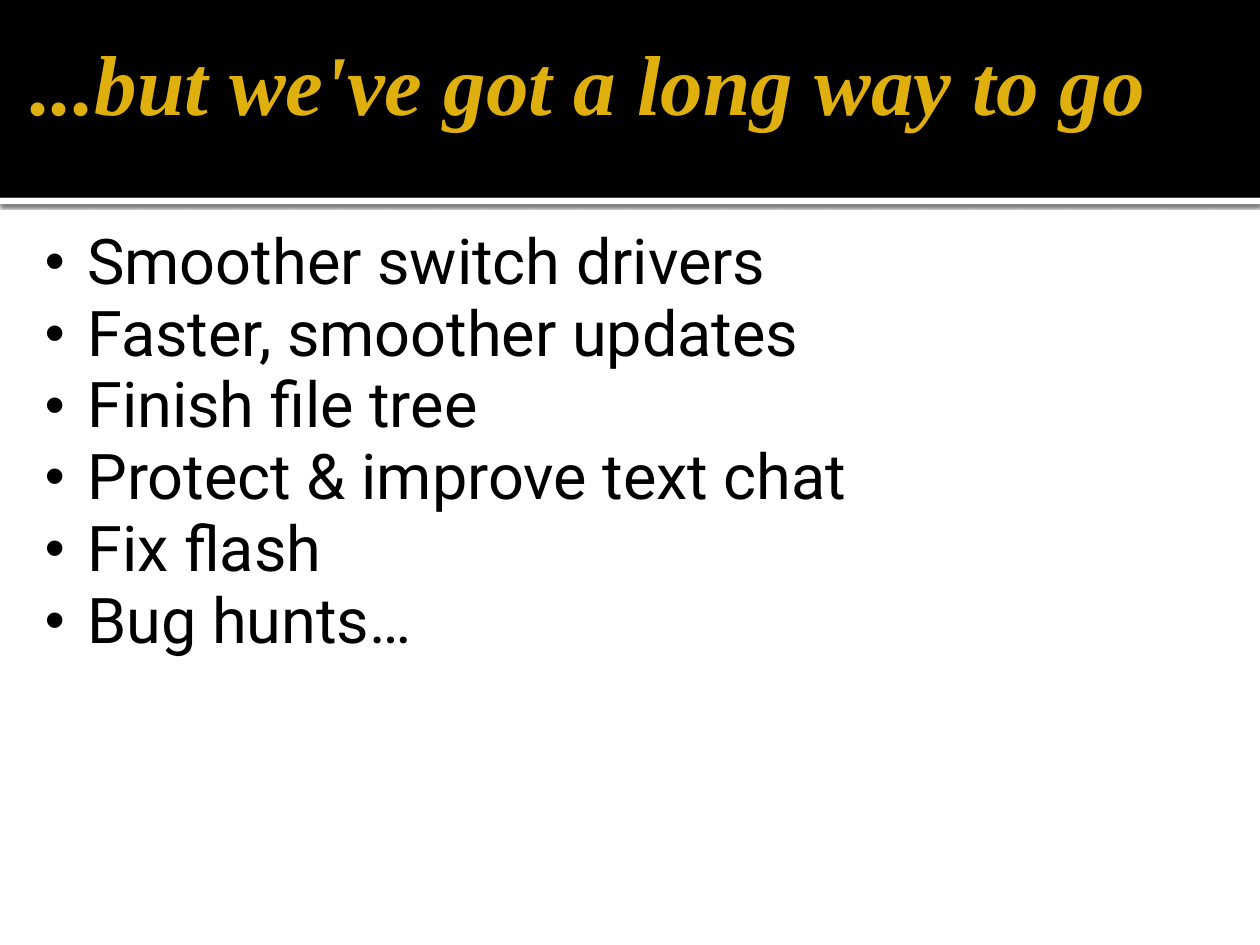
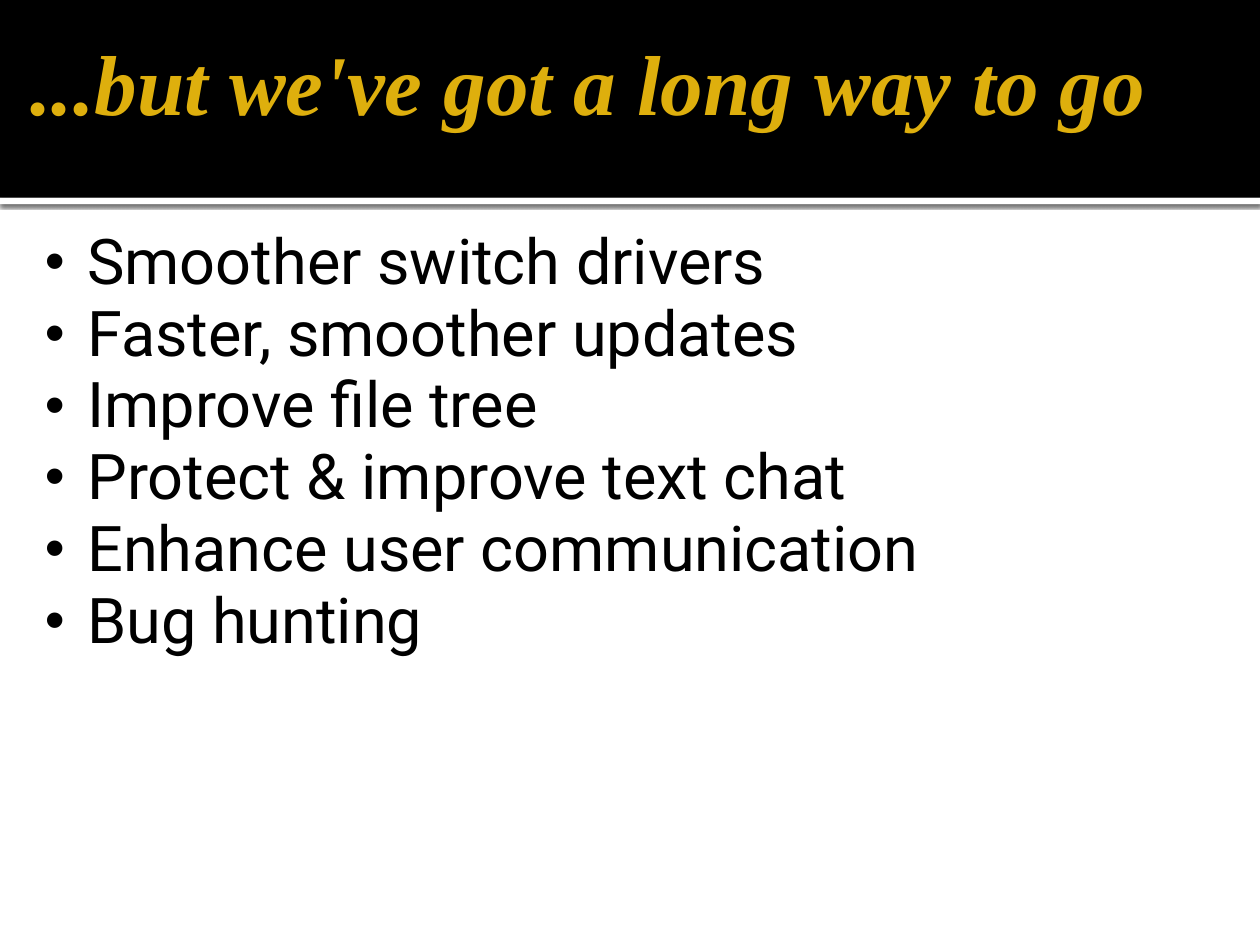
Before and after one commit to gmarcotte/teamceg, a slide deck: slide 14 of pear/submission_materials/PairgrammingDemo.pptx (slide 15 before the commit). Drawn at 1260x945 pixels with LibreOffice and Linux fonts; fonts in the diff are those of the drawing; background and template pictures are left out. Boxes give left, top, right and bottom in pixels: in the first picture for what was removed or moved away, otherwise in the second. Text is boxed around its words. In the diff, an @@ line names an element or a change of style, - is before the commit and + after.

Commit message:
presentation

```diff
--- a/pear/submission_materials/PairgrammingDemo.pptx
+++ b/pear/submission_materials/PairgrammingDemo.pptx
@@ text at box(87, 379, 537, 440): text changed @@
-  • Finish file tree
+  • Improve file tree
@@ text at box(87, 523, 919, 656): text changed @@
-  • Fix flash
-  • Bug hunts…
+  • Enhance user communication
+  • Bug hunting
```
Also in this commit, not shown: 2 other slides changed, 1 slide added, 2 slides removed.
